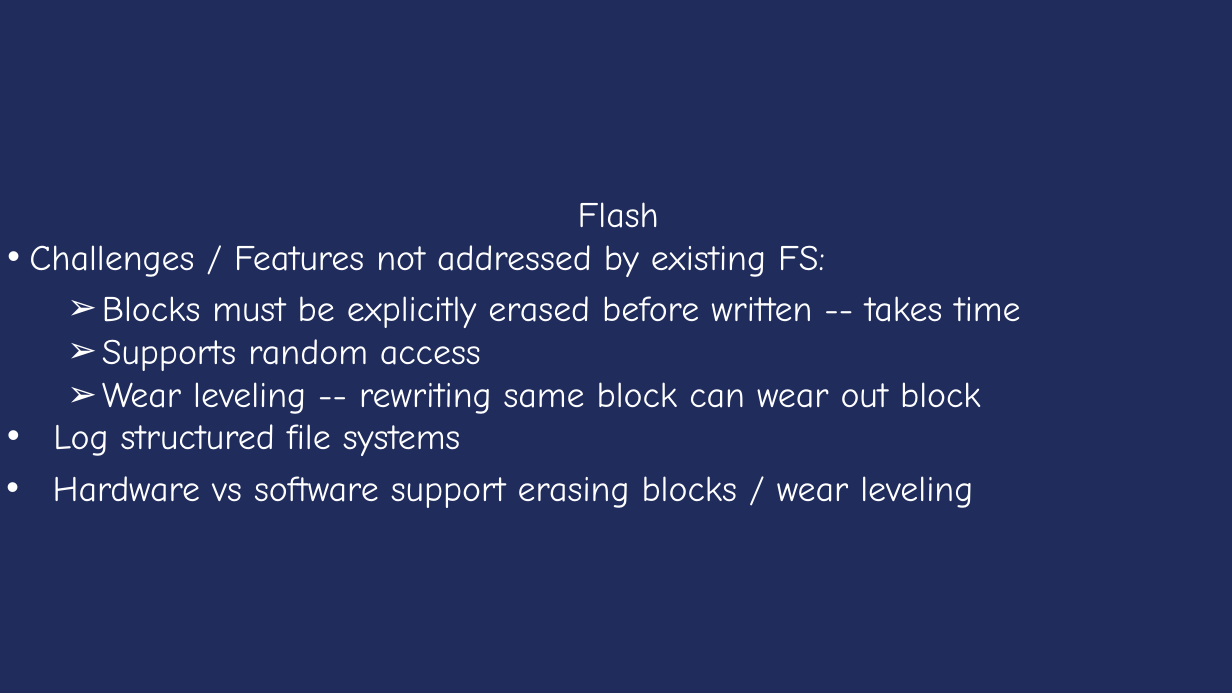
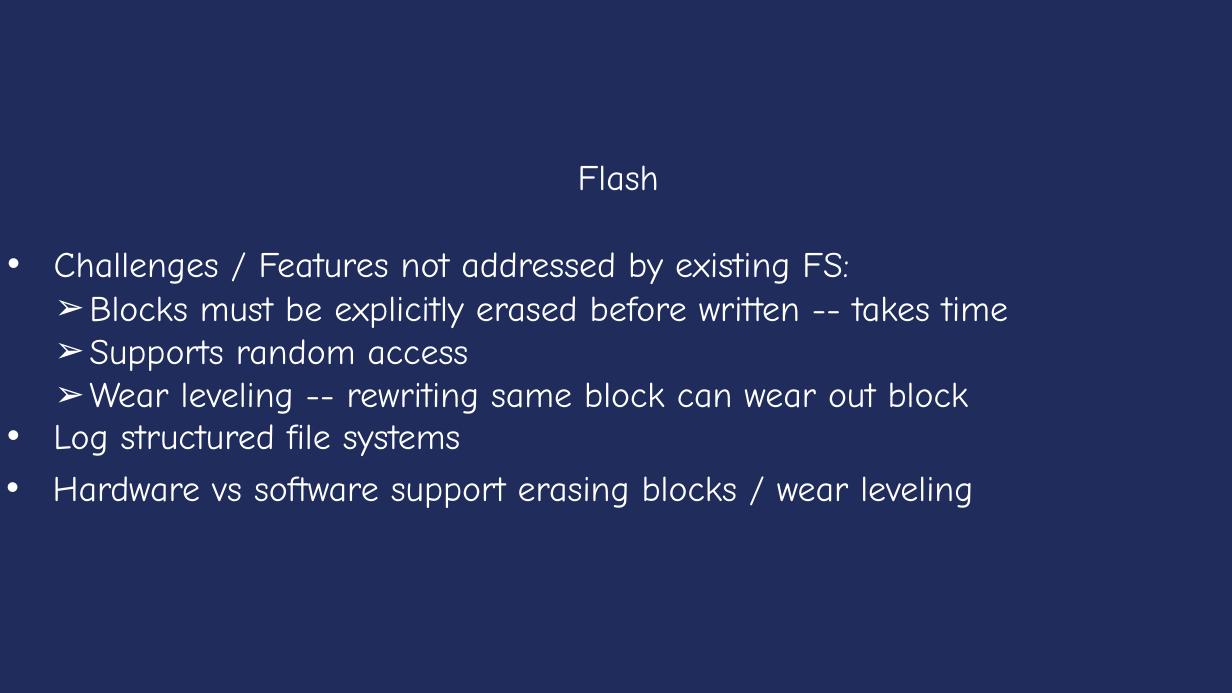
Before and after one commit to Rpersie/xv6-course, a slide deck: slide 36 of yale/ppt/ppt-english/Lecture11-File systems (2) .ppt. Drawn at 1232x693 pixels with LibreOffice and Linux fonts; fonts in the diff are those of the drawing. Boxes give left, top, right and bottom in pixels: in the first picture for what was removed or moved away, otherwise in the second. Text is boxed around its words. In the diff, an @@ line names an element or a change of style, - is before the commit and + after.

```diff
--- a/yale/ppt/ppt-english/Lecture11-File systems (2) .ppt
+++ b/yale/ppt/ppt-english/Lecture11-File systems (2) .ppt
@@ text "Flash" moved from (x1=29, y1=202, x2=825, y2=277) to (x1=54, y1=165, x2=849, y2=284) @@
@@ text at (x1=54, y1=252, x2=849, y2=284): indent changed @@
@@ text "Blocks must be explicitly erased ..." moved from (x1=102, y1=296, x2=1021, y2=414) to (x1=89, y1=296, x2=1008, y2=414) @@
```
Also in this commit, not shown: 38 other slides changed, 16 other files.
